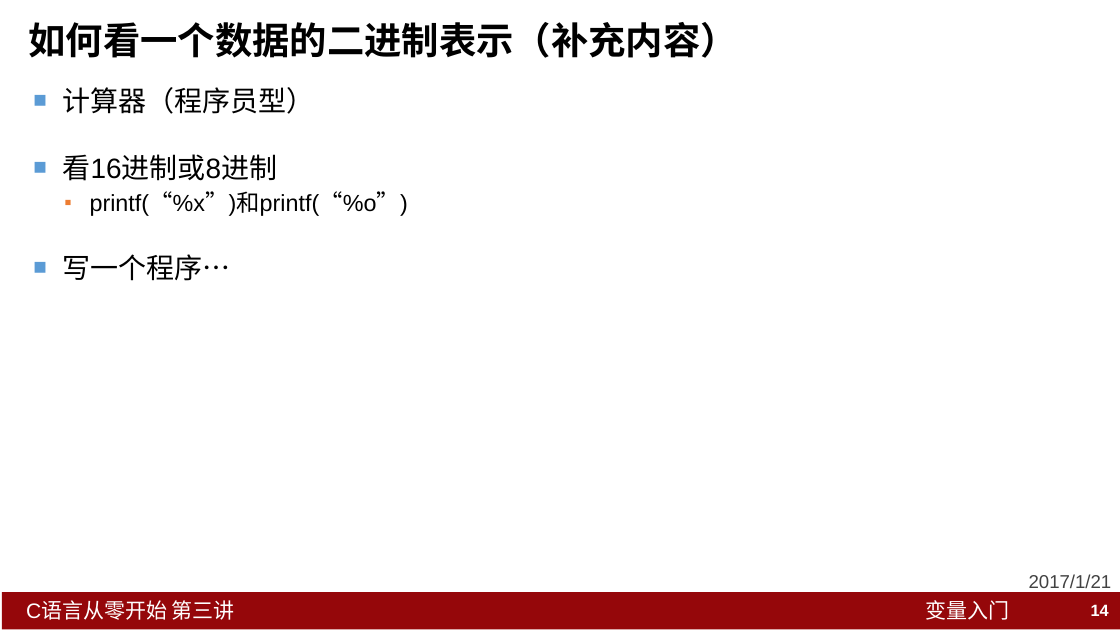
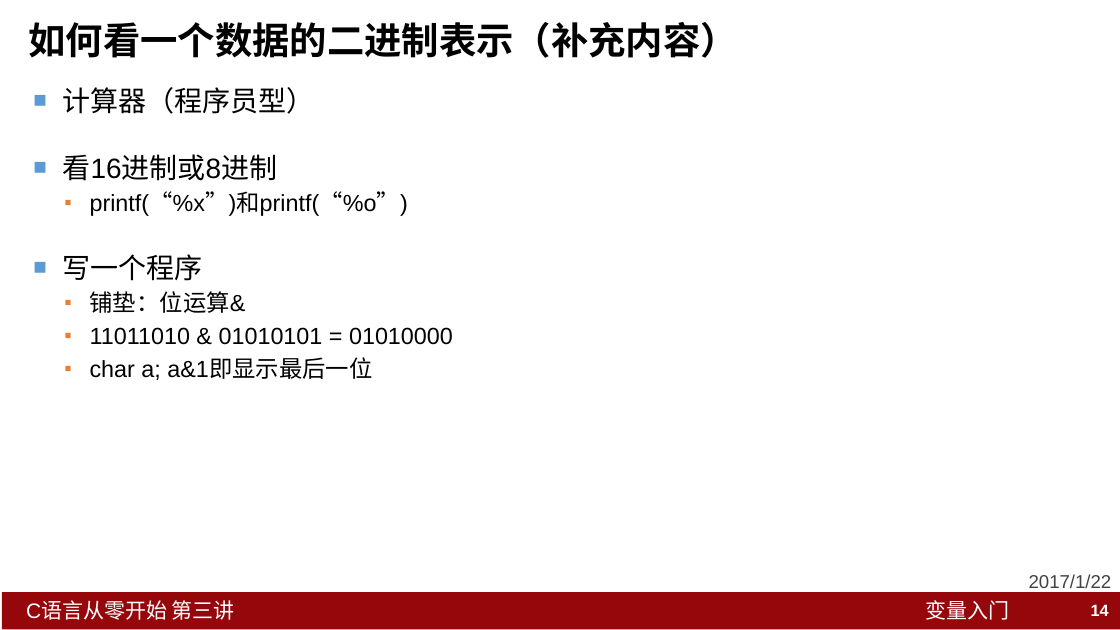
Before and after one commit to YufengYU/C_Programming_Course, a slide deck: slide 14 of Lesson3_Variable/C语言从零开始_第三讲_变量.pptx. Drawn at 1120x630 pixels with LibreOffice and Linux fonts; fonts in the diff are those of the drawing. Boxes give left, top, right and bottom in pixels: in the first picture for what was removed or moved away, otherwise in the second. Text is boxed around its words. In the diff, an @@ line names an element or a change of style, - is before the commit and + after.

Commit message:
第三讲补充

```diff
--- a/Lesson3_Variable/C语言从零开始_第三讲_变量.pptx
+++ b/Lesson3_Variable/C语言从零开始_第三讲_变量.pptx
@@ text at (x1=63, y1=254, x2=453, y2=380): text changed; size 24 to 20 pt @@
-■ 写一个程序…
+■ 写一个程序
+  ▪ 铺垫：位运算&
+  ▪ 11011010 & 01010101 = 01010000
+  ▪ char a; a&1即显示最后一位
@@ text at (x1=1029, y1=574, x2=1112, y2=588): text changed @@
-2017/1/21
+2017/1/22
```
Also in this commit, not shown: 14 other slides changed, 8 other files.
